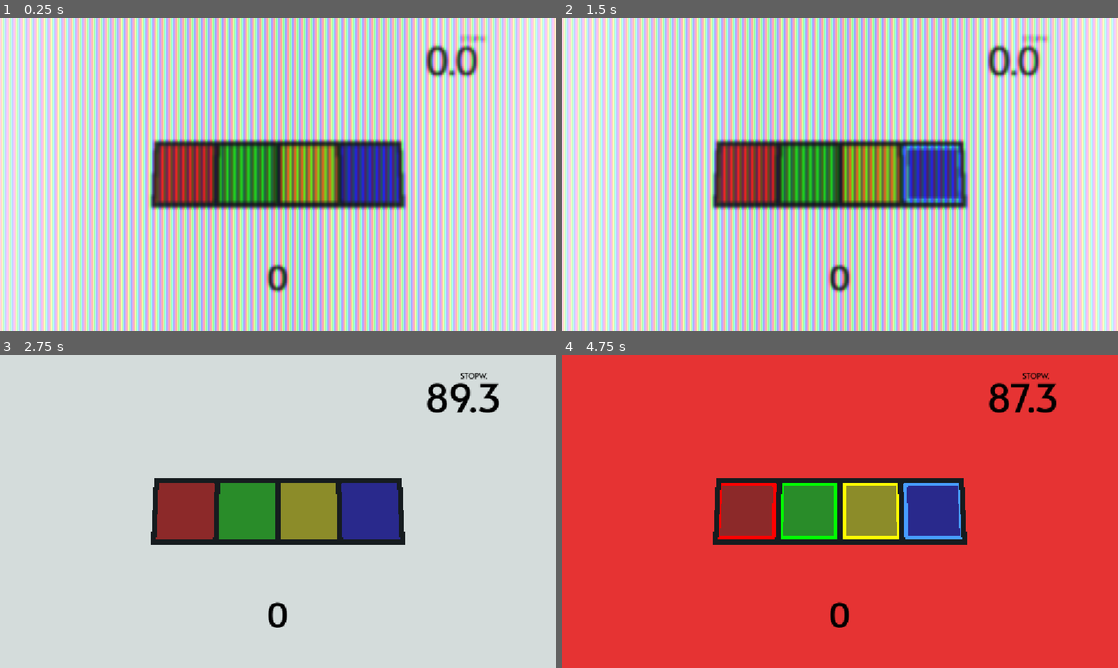
Above: before the commit, frames 1-4 (two rows, left to right).
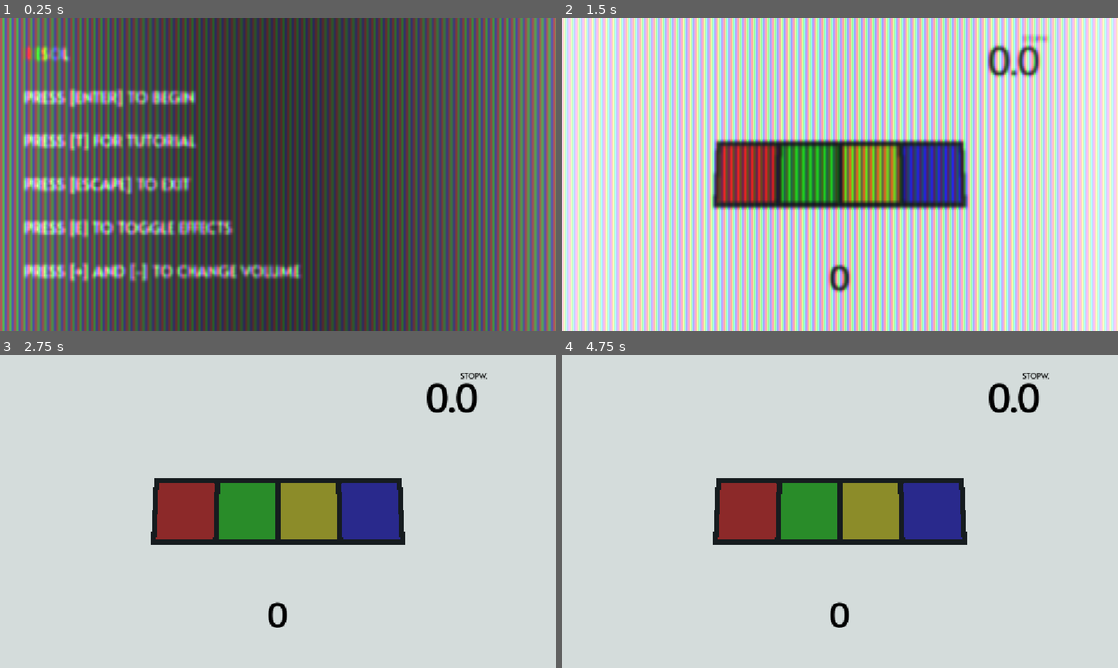
Above: after the commit, the same moments.

Repository: kchy3731/resol
Game: Godot game, scene res://main.tscn
Two runs of this game, one before a commit and one after it. Both use one fixed random seed, a clock stepped at 60 frames per second and the inputs below.
Inputs:
- Up to frame 1 (0.25 s): no input
- Up to frame 2 (1.5 s): tap Enter (start) at 0.5 s; hold + (volume_up) 0.53-1.28 s; hold Enter (start) 0.53-1.28 s; tap T (tutorial) at 0.8, 1.35 s; hold - (volume_down) from 1.28 s (still down)
- Up to frame 3 (2.75 s): tap Enter (start) at 1.55 s; release - (volume_down) at 2.03 s; hold + (volume_up) from 2.03 s (still down); hold E (effects) from 2.03 s (still down); tap T (tutorial) at 2.3 s
- Up to frame 4 (4.75 s): release E (effects) at 2.78 s; tap K (game_blue) at 2.85 s; tap Enter (start) at 3.05, 4.55 s; release + (volume_up) at 3.53 s; hold F (game_green) 3.53-4.28 s; hold - (volume_down) from 3.53 s (still down); tap T (tutorial) at 3.8 s; tap D (game_red) at 4.35 s

The runs differ from the first frame. In frame 1, 99% of the frame differs, in the area x 0-100%, y 0-100%; in frame 2, 0.7%; in frame 3, 0.6%; in frame 4, 92%.

Commit message:
tutorial

Diff:
--- a/main.tscn
+++ b/main.tscn
@@ -417,7 +417,7 @@
 apex = 0.005
 
 [node name="Base" type="MeshInstance3D" parent="Simon" unique_id=788543007]
-transform = Transform3D(1, 0, 0, 0, 0.9615311, -0.27469632, 0, 0.27469632, 0.9615311, 0, 0, 0)
+transform = Transform3D(1, 0, 0, 0, 0.9615311, -0.2746963, 0, 0.2746963, 0.9615311, 0, 0, 0)
 material_override = ExtResource("2_7mycd")
 mesh = SubResource("ArrayMesh_1ogyu")
 
--- a/scripts/game.gd
+++ b/scripts/game.gd
@@ -60,13 +60,27 @@
 		%RulesControl.pop_label()
 	%RulesControl.draw()
 
+func show_main_menu() -> void:
+	%MainMenu.show()
+	%TimerContainer.hide()
+	%ScoreLabel.hide()
+	%Simon.hide()
+func hide_main_menu() -> void:
+	%MainMenu.hide()
+	%TimerContainer.show()
+	%ScoreLabel.show()
+	%Simon.show()
+
 func _ready() -> void:
 	simon.new_rule.connect(_on_new_rule)
 	simon.correct.connect(_correct)
 	simon.wrong.connect(_wrong)
-	await get_tree().create_timer(2).timeout
-	simon.run_game()
-	game_timer.start()
+
+	show_main_menu()
+	#await get_tree().create_timer(2).timeout
+	#simon.run_game()
+	#game_timer.start()
+	#simon.run_tutorial()
 
 func _on_time_out() -> void:
 	# player loses here
--- a/scripts/input_handler.gd
+++ b/scripts/input_handler.gd
@@ -3,11 +3,7 @@
 func _input(event: InputEvent) -> void:
 	if event.is_action_pressed("start"):
 		if not %Simon.game_is_running():
-			%MainMenu.hide()
-			%TimerContainer.show()
-			%ScoreLabel.show()
-			%Simon.show()
-			%Simon.run_game()
+			owner.hide_main_menu()
 	elif event.is_action_pressed("exit"):
 		get_tree().quit()
 	elif event.is_action_pressed("effects"):
--- a/scripts/simon.gd
+++ b/scripts/simon.gd
@@ -93,6 +93,7 @@
 	return true
 
 func run_game() -> void:
+	running = true
 	while true:
 		if pause_game: await get_tree().create_timer(0.1).timeout
 		@warning_ignore("integer_division")
@@ -102,6 +103,39 @@
 		_hint()
 		await do_sequence(current_sequence)
 		await get_tree().create_timer(0.3).timeout
+	running = false
+
+func _tutorial_do_sequence(sequence: Array[int]) -> void:
+	current_sequence = sequence
+	while true:
+		_hint()
+		var success := await do_sequence(sequence)
+		if success:
+			break
+		await get_tree().create_timer(0.3).timeout
+
+func _tutorial_add_rule(from: int, to: int) -> void:
+	ruleset.add_rule(from, to)
+	new_rule.emit(from, to)
+	await get_tree().create_timer(0.3).timeout
+
+func run_tutorial() -> void:
+	running = true
+	await _tutorial_do_sequence([2])
+	await _tutorial_do_sequence([1])
+	await _tutorial_do_sequence([0, 3])
+	await _tutorial_do_sequence([3, 1, 1])
+	await _tutorial_do_sequence([1, 0, 2])
+
+	await get_tree().create_timer(0.4).timeout
+
+	await _tutorial_add_rule(0, 2)
+
+	await _tutorial_do_sequence([0])
+	await _tutorial_do_sequence([2, 0, 2])
+	await _tutorial_do_sequence([1, 2, 3])
+	await _tutorial_do_sequence([3, 0, 0])
+	running = false
 
 func game_is_running() -> bool:
 	return running
